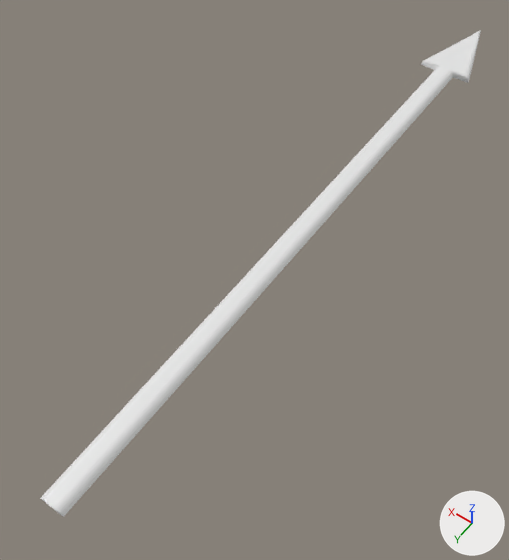
Renders of the OBJ model Assets/Models/MinuteHandArrow1.obj from each side of a commit.
One viewpoint serves both versions: a camera (50 mm lens) standing at (-0.291, 0.217, 0.657) and looking at (0.027, -0.227, -0.043). Arrows for +X, +Y and +Z are at lower right; the lights stay in place. Where no turn or scale is listed for an object, it has been applied to the vertices.

The first picture shows 'MinuteHandArrow1'.
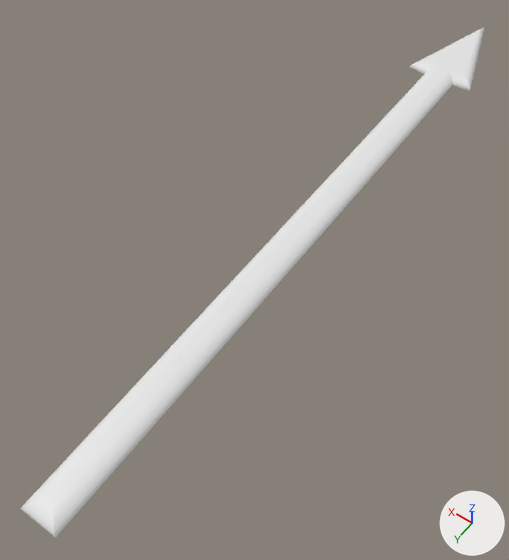
Edits to the scene script, one JSON object a line:
```json
{"block": "me_minutehandarrow1", "where": "# used by ob_minutehandarrow1; location = (0.0, 0.0, 0.0)"}
{"op": "remove", "block": "me_minutehandarrow1", "code": "me_minutehandarrow1.from_pydata(...)  # 21 vertices, 19 faces; spans x -0.04..0.04, y -0.81..0.133, z 0.01..0.02"}
{"op": "add", "block": "me_minutehandarrow1", "code": "me_minutehandarrow1.from_pydata(...)  # 315 vertices, 313 faces; spans x -0.05..0.05, y -0.825..0.151, z 0.01..0.02"}
{"block": "me_minutehandarrow1", "change": "me_minutehandarrow1 part 1: 7 vertices moved from x -0.037..0.037, y -0.807..0.133, z 0.017 to x -0.03..0.03, y -0.8..0.134, z 0.02; 7 vertices removed from x -0.04..0.04, y -0.81..0.133, z 0.01; 301 vertices added at x -0.05..0.05, y -0.825..0.151, z 0.01..0.02"}
{"block": "me_minutehandarrow1", "change": "me_minutehandarrow1 part 2: the surface is now shaded flat"}
```

What differs and where, as boxes (x1, y1, x2, y2) in the pictures (509 x 560 px):
```json
{"object": "MinuteHandArrow1", "change": "reshaped", "before": [40, 30, 481, 517], "after": [20, 27, 484, 538]}
{"part": 1, "of": "me_minutehandarrow1", "change": "built on", "before": [40, 30, 481, 517], "after": [20, 27, 484, 538]}
```
